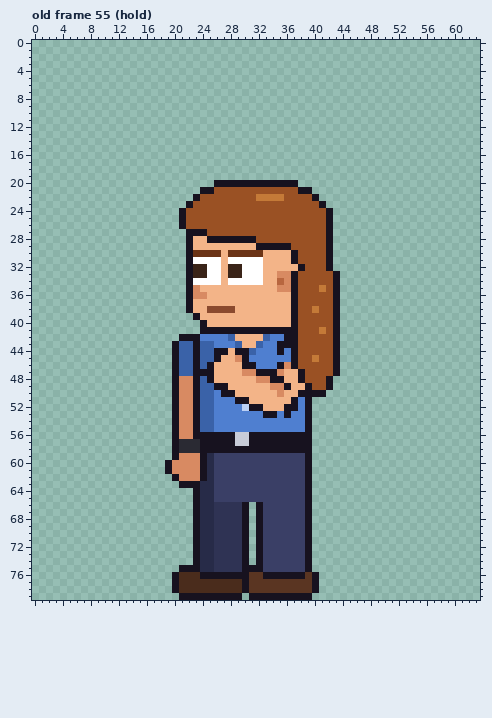
Edited in one commit: pixel-art file (sprites/custom/custom_intern_long_left_anim.aseprite). The picture above was drawn from the file before the commit.
64x80 pixels, 123 frames. Colours within 5 levels of each other are drawn and written as one. Shown: old frame 55 (hold). The commit also changed other frames, which this record leaves out.
Once edited:
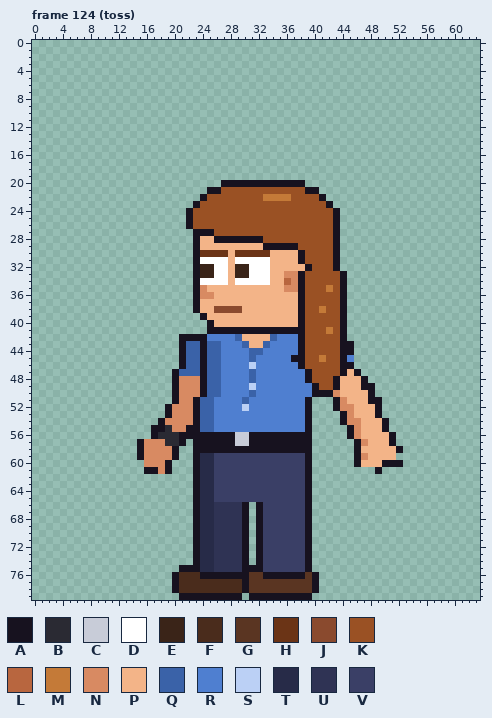
Palette (. is transparent): A #17121f  B #2a2a33  C #c8ccd8  D #ffffff  E #3a2418  F #4a2c1c  G #5a3522  H #6b3416  J #8a4a2e  K #9a5124  L #b8663f  M #c47a38  N #d88a62  P #f3b488  Q #3a62a8  R #4f7fd0  S #bbd0f5  T #272b48  U #2f3354  V #3a3f66
A new or re-ordered frame is compared with the old frame closest to it.
Diff:
frames 123 -> 129
Frame 124 (toss) is new; against old frame 55 (hold):
y 20: x 26 A -> .; x 38 . -> A
y 21: x 24 A -> .; x 26 K -> A; x 38 A -> K; x 40 . -> A
y 22: x 23..24 AK -> .A; x 32 M -> K; x 36 K -> M; x 40..41 A. -> KA
y 23: x 22..23 AK -> .A; x 41..42 A. -> KA
y 24..26: x 21..22 AK -> .A; x 42..43 A. -> KA
y 27: x 22 A -> .; x 25 K -> A; x 42..43 A. -> KA
y 28: x 22..23 AP -> .A; x 25 A -> P; x 32 K -> A; x 42..43 A. -> KA
y 29: x 22..23 AP -> .A; x 32 A -> P; x 37 K -> A; x 42..43 A. -> KA
y 30: x 22..23 AH -> .A; x 27..28 PH -> HP; x 33 P -> H; x 37..38 AK -> PA; x 42..43 A. -> KA
y 31: x 22..23 AD -> .A; x 27..28 PD -> DP; x 33 P -> D; x 37..38 AK -> PA; x 42..43 A. -> KA
y 32: x 22..23 AE -> .A; x 25 D -> E; x 27..28 PE -> DP; x 30 D -> E; x 33 P -> D; x 38..39 AK -> PA; x 42..43 A. -> KA
y 33: x 22..23 AE -> .A; x 25 D -> E; x 27..28 PE -> DP; x 30 D -> E; x 33 P -> D; x 35 N -> P; x 37..38 AK -> NA; x 43..44 A. -> KA
y 34: x 22..23 AD -> .A; x 27..28 PD -> DP; x 33 P -> D; x 35..38 LNAK -> PLNA; x 43..44 A. -> KA
y 35: x 22..24 ANP -> .AN; x 35 N -> P; x 37..38 AK -> NA; x 41..44 MKA. -> KMKA
y 36: x 22..23 AN -> .A; x 25 P -> N; x 37..38 AK -> PA; x 43..44 A. -> KA
y 37: x 22..23 AP -> .A; x 37..38 AK -> PA; x 43..44 A. -> KA
y 38: x 22..23 AP -> .A; x 25 J -> P; x 29 P -> J; x 37..38 AK -> PA; x 40..41 MK -> KM; x 43..44 A. -> KA
y 39: x 23..24 AP -> .A; x 37..38 AK -> PA; x 43..44 A. -> KA
y 40: x 24..25 AP -> .A; x 37..38 AK -> PA; x 43..44 A. -> KA
y 41: x 24 A -> .; x 38 K -> A; x 41..44 MKA. -> KMKA
y 42: x 24 R -> A; x 28..29 QP -> RQ; x 33..34 QR -> PQ; x 36..38 AAK -> RRA; x 43..44 A. -> KA
y 43: x 20..21 AQ -> .A; x 23..24 AQ -> QA; x 26 R -> Q; x 29..30 QP -> RQ; x 32..33 QR -> PQ; x 35..38 AAAK -> RRRA; x 43..45 A.. -> KAA
y 44: x 20..21 AQ -> .A; x 23..24 AQ -> QA; x 26..30 AAPAA -> QRRRR; x 32 R -> Q; x 35 A -> R; x 37..38 AK -> RA; x 43..45 A.. -> KAA
y 45: x 20..21 AQ -> .A; x 23..24 AQ -> QA; x 26..31 APPNAR -> QRRRRQ; x 38 K -> A; x 40..41 MK -> KM; x 43..45 A.. -> KAR
y 46: x 20..21 AQ -> .A; x 23..31 AQAPPPPAA -> QAQQRRRRS; x 35..38 ANAK -> RRRA; x 43..45 A.. -> KAA
y 47: x 23 A -> Q; x 25..39 APPPPNNAAANPPAK -> QQRRRRQRRRRRRRA; x 43..46 A... -> KAPA
y 48: x 23..39 AQAPPPPPPNNAAPPAK -> NAQQRRRRQRRRRRRRA; x 42..47 A..... -> KAPPPA
y 49: x 23..24 AQ -> NA; x 26..40 AAPPPPPPNNAPPAK -> QRRRRSRRRRRRRRA; x 42..48 A...... -> KAPPPAA
y 50: x 23..24 AQ -> NA; x 26..39 RAAPPPPPPNPPAA -> QRRRRQRRRRRRRR; x 42..48 ....... -> ANPPPPA
y 51: x 29..37 AAPPPPPPA -> RQRRRRRRR; x 43..49 ....... -> ANPPPAA
y 52: x 19..20 .A -> AN; x 31..37 AAPPPAA -> RRRRRRR; x 43..49 ....... -> ANNPPPA
y 53: x 19..20 .A -> AN; x 33..34 AA -> RR; x 36 A -> R; x 44..49 ...... -> ANPPPA
y 54: x 18..20 ..A -> ANN; x 44..50 ....... -> ANNPPPA
y 55: x 17..20 ...A -> AABN; x 22 N -> A; x 45..50 ...... -> ANPPPA
y 56: x 17..22 ...ANN -> ABBBAA; x 45..51 ....... -> ANPPPPA
y 57: x 15..23 .....ABBB -> ANNNBBA.A; x 46..51 ...... -> ANPPPA
y 58: x 15..19 ..... -> ANNNN; x 21..23 BBB -> ..A; x 46..52 ....... -> APPPPPA
y 59: x 15..19 ..... -> ANNNN; x 21..24 NNNA -> ..AT; x 46..51 ...... -> ANPPPP
y 60: x 16..18 ... -> NNN; x 20..24 NNNNA -> ...AT; x 46..52 ....... -> APPPAAA
y 61: x 16..18 ... -> AAN; x 20..24 NNNNA -> ...AT; x 49 . -> A
y 62: x 20..24 ANNNA -> ...AT
y 63: x 21..22 AA -> ..
Pixel boxes of the changes (left, top, right, bottom) in both pictures:
changed: (137, 180, 403, 488)
